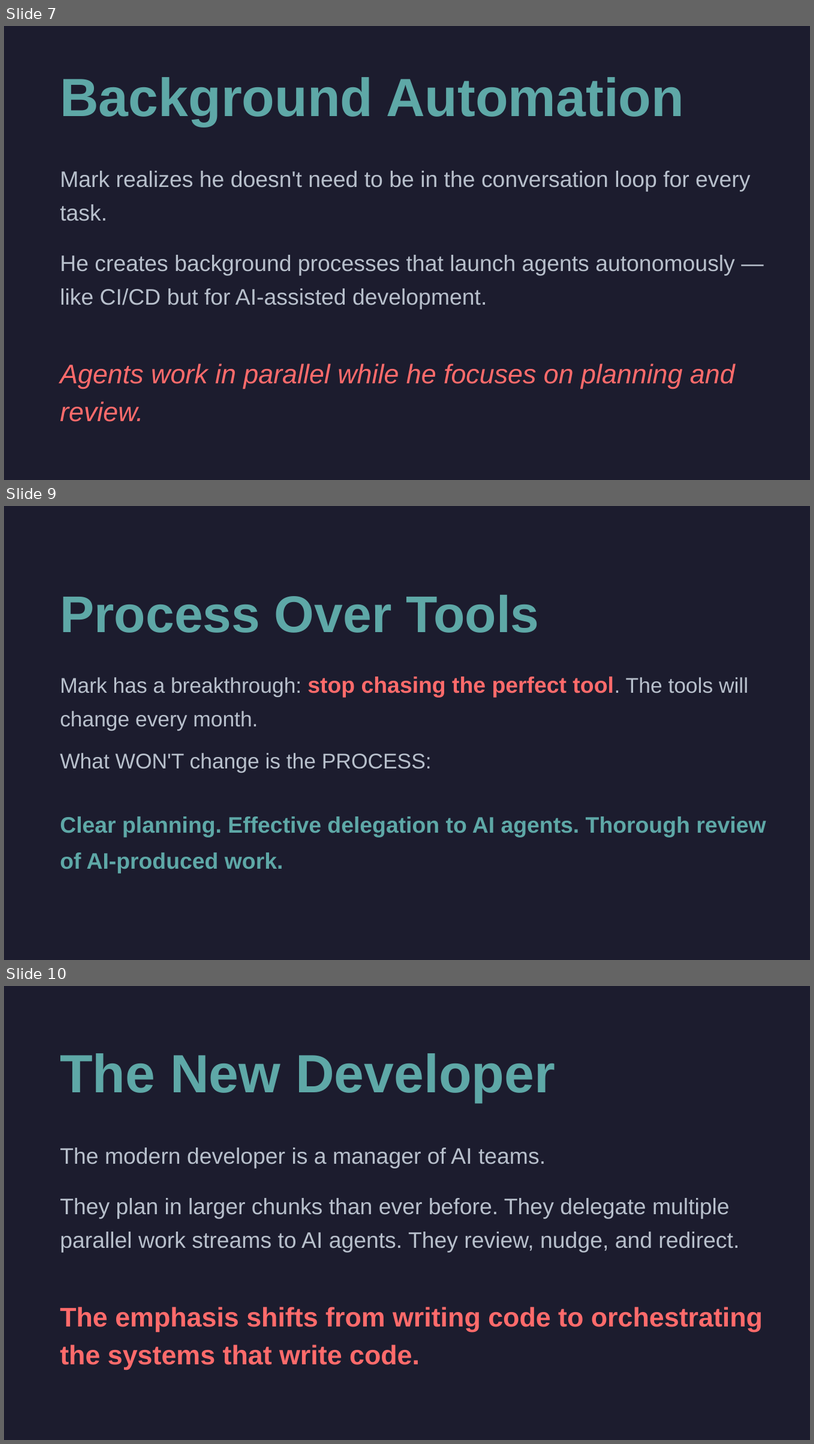
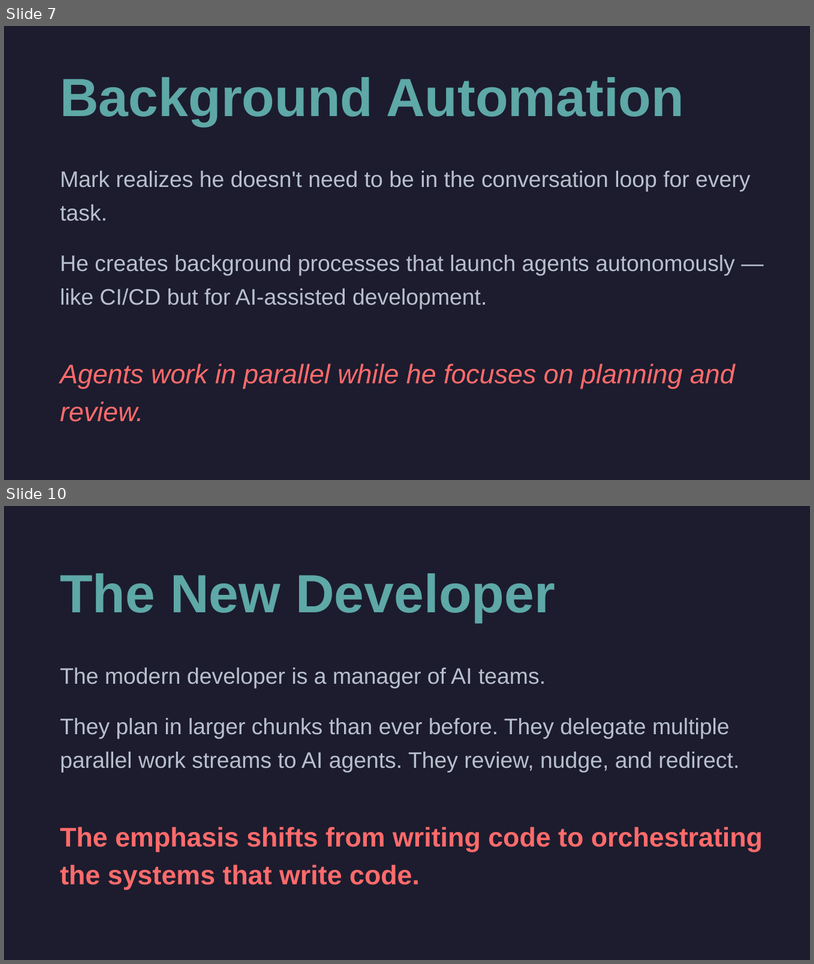
Before and after one commit to cirvine-MSFT/editless, a slide deck: docs/presentations/marks-journey-long.pptx. Shown one above the other, each under a label of ours: slides 7, 9 and 10 before the commit, slides 7 and 10 after it; the slides between them are not shown. The pictures are 814x1444 and 814x964 pixels, drawn with LibreOffice and Linux fonts; fonts in the diff are those of the drawing. Boxes give left, top, right and bottom in pixels: in the first picture for what was removed or moved away, otherwise in the second. Text is boxed around its words. In the diff, an @@ line names an element or a change of style, - is before the commit and + after.

```diff
--- a/docs/presentations/marks-journey-long.pptx
+++ b/docs/presentations/marks-journey-long.pptx
@@ slide 9 removed at [4, 506, 810, 960], background #1C1C2E @@
@@ text removed at [60, 595, 539, 633] @@
-Process Over Tools
@@ text removed at [60, 676, 749, 731] @@
-Mark has a breakthrough: stop chasing the perfect tool. The tools will change every month.
@@ text removed at [60, 753, 432, 773] @@
-What WON'T change is the PROCESS:
@@ text removed at [60, 816, 766, 873] @@
-Clear planning. Effective delegation to AI agents. Thorough review of AI-produced work.
```
Also in this commit, not shown: 2 slides added, 1 other slide removed, 5 other files.
